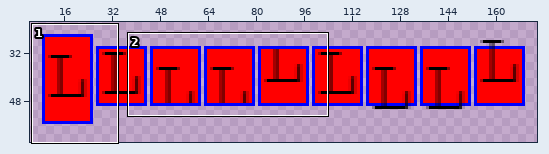
Two states of a sprite sheet, tests/TestFiles/Skia/Controls/TextBlock/RestrictedHeight_VerticalAlign.expected.png. The picture above shows the old version from afar; the outline marks the close-up.
Close-up. The starting point:
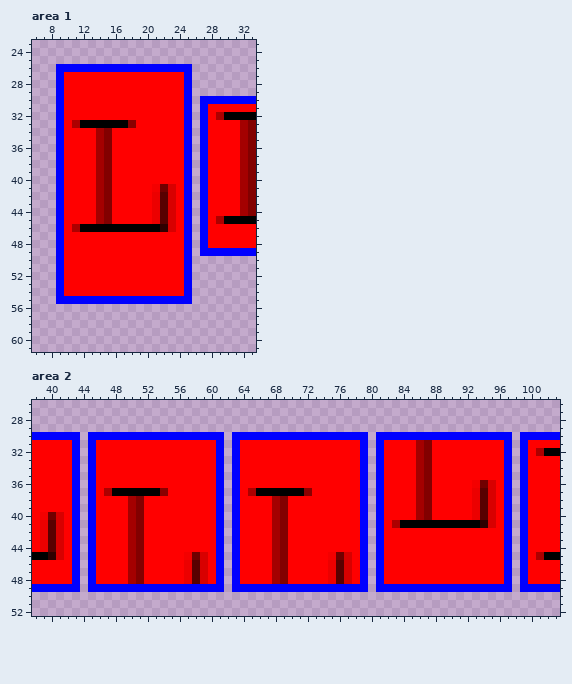
The file is 180x80 pixels. Colours within 5 levels of each other are drawn and written as one. Shown: area 1: x 6..33, y 23..61; area 2: x 38..103, y 26..52. The old version is drawn lined up with the new one. The wide view leaves out empty margins. The commit also changed other parts of the picture, which this record leaves out.
Once edited:
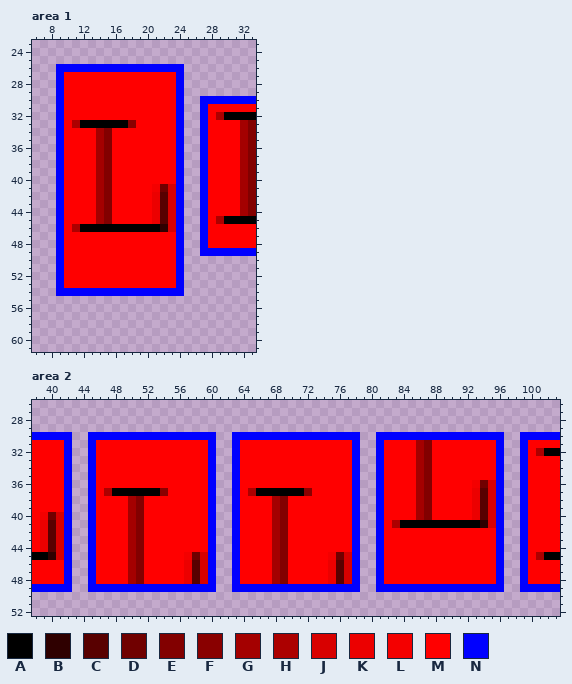
Palette (. is transparent): A #000000  B #2f0000  C #580000  D #700000  E #820000  F #890000  G #a40000  H #ac0000  J #d80000  K #ec0000  L #f40000  M #ff0000  N #0000ff
The exact change:
drawings rearranged on the sheet (the old picture shows each at its new place)
Area 1:
Colour N replaces colour M in rows 27 to 53 at x 24; in row 54 at x 10 to 24.
The edit erases colour N in rows 26 to 54 at x 25; in row 55 at x 9 to 25.
Area 2:
Colour N replaces colour M in rows 31 to 48 at x 42, 60, 78 and 96.
The edit erases colour N in rows 30 to 49 at x 43, 61, 79 and 97.
Where, in picture pixels (left, top, right, bottom), the same in both close-ups:
changed: (56, 64, 192, 304)
changed: (64, 432, 80, 592)
changed: (208, 432, 224, 592)
changed: (352, 432, 368, 592)
changed: (496, 432, 512, 592)
